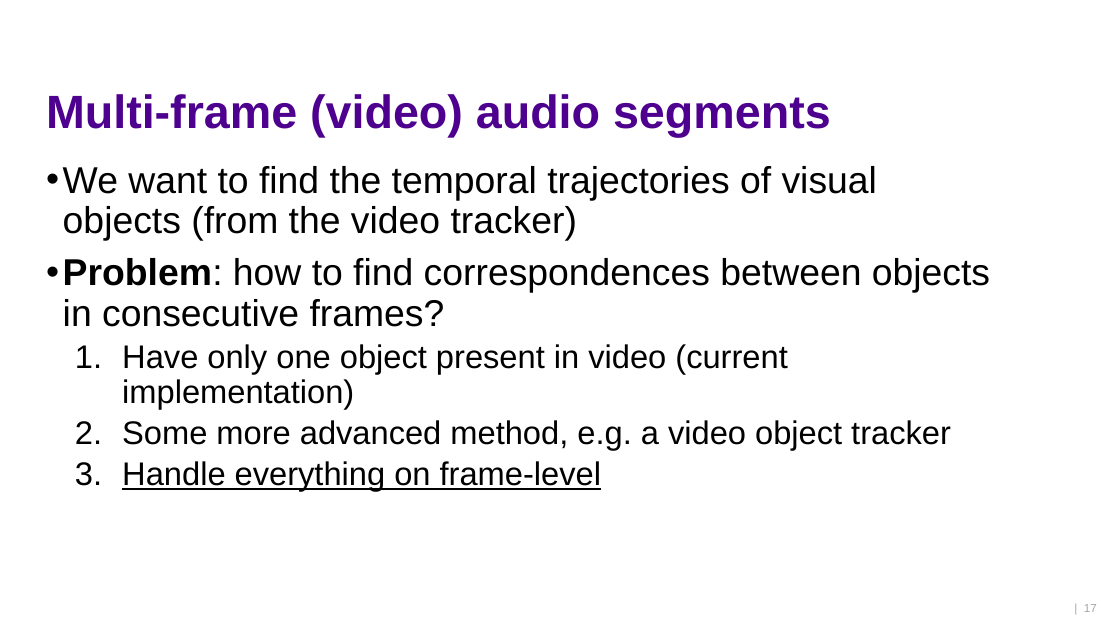
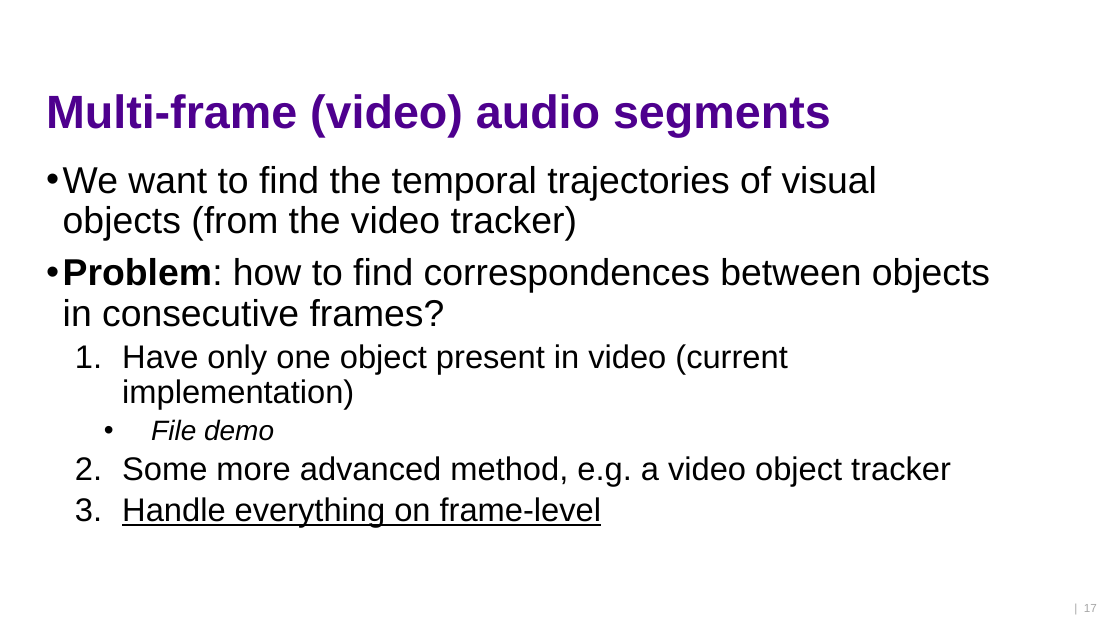
Before and after one commit to ktlhtn/AutoSTAnnot, a slide deck: slide 17 of Power point files/Final presentation.pptx. Drawn at 1120x630 pixels with LibreOffice and Linux fonts; fonts in the diff are those of the drawing; background and template pictures are left out. Boxes give left, top, right and bottom in pixels: in the first picture for what was removed or moved away, otherwise in the second. Text is boxed around its words. In the diff, an @@ line names an element or a change of style, - is before the commit and + after.

Commit message:
Updated presentation

```diff
--- a/Power point files/Final presentation.pptx
+++ b/Power point files/Final presentation.pptx
@@ text at [151,419,274,441]: paragraph added @@
+    • File demo
```
Also in this commit, not shown: 1 other slide changed.
